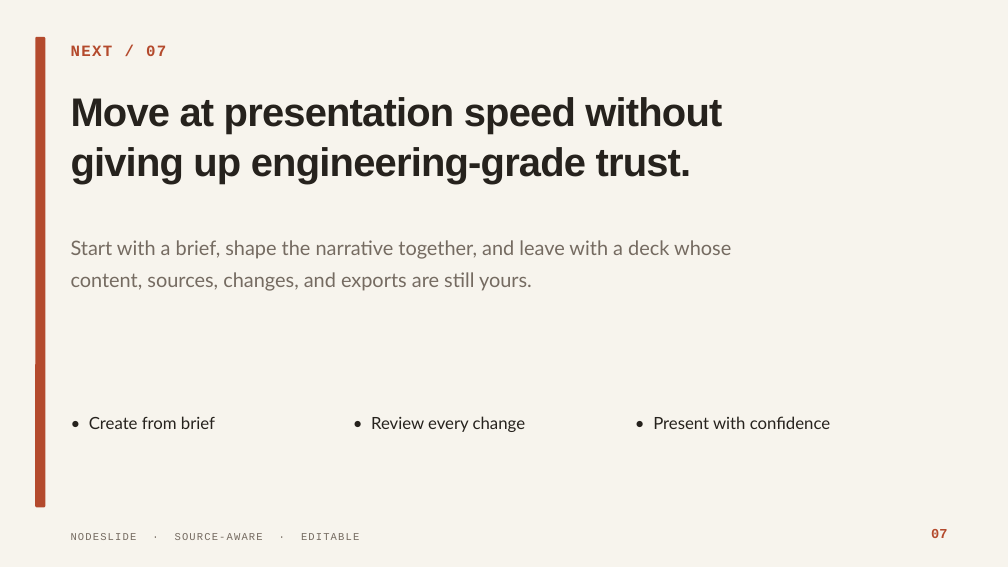
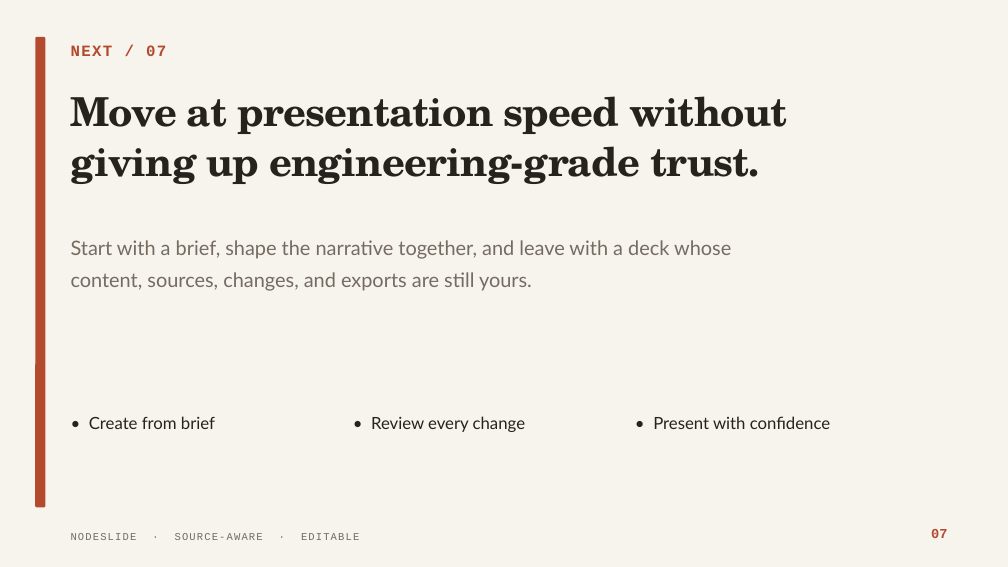
Before and after one commit to HomenShum/NodeSlide, a slide deck: slide 7 of docs/dogfood/nodeslide-domain-v1/nodeslide-golden.pptx. Drawn at 1008x567 pixels with LibreOffice and Linux fonts; fonts in the diff are those of the drawing. Boxes give left, top, right and bottom in pixels: in the first picture for what was removed or moved away, otherwise in the second. Text is boxed around its words. In the diff, an @@ line names an element or a change of style, - is before the commit and + after.

```diff
--- a/docs/dogfood/nodeslide-domain-v1/nodeslide-golden.pptx
+++ b/docs/dogfood/nodeslide-domain-v1/nodeslide-golden.pptx
@@ text "Move at presentation speed without ..." at (71,96,787,184): font Arial to TeX Gyre Schola @@
```
Also in this commit, not shown: 6 other slides changed, 37 other files.
